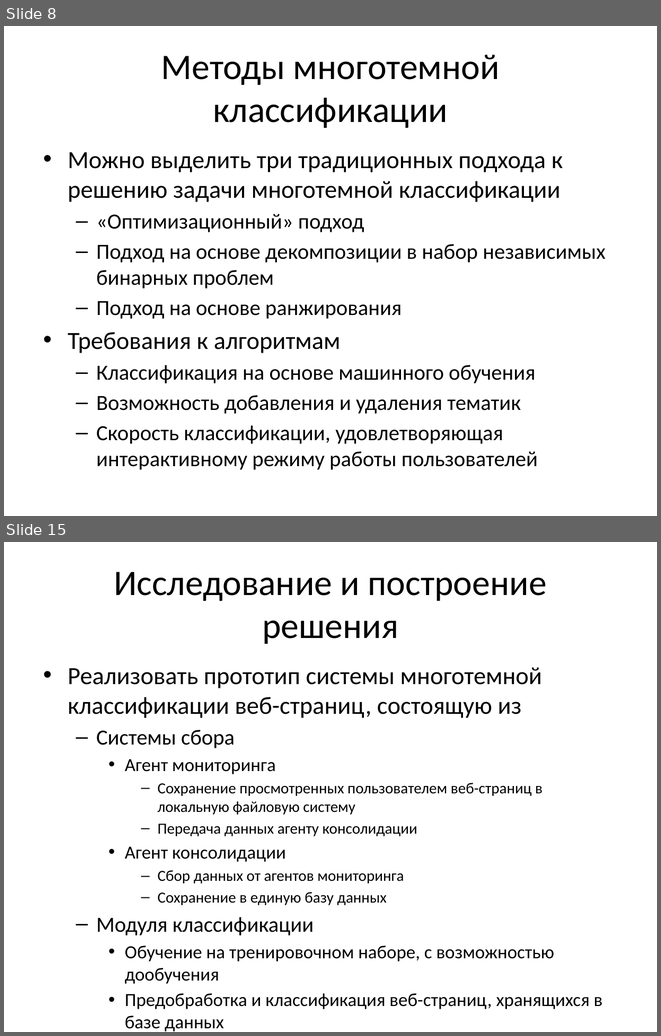
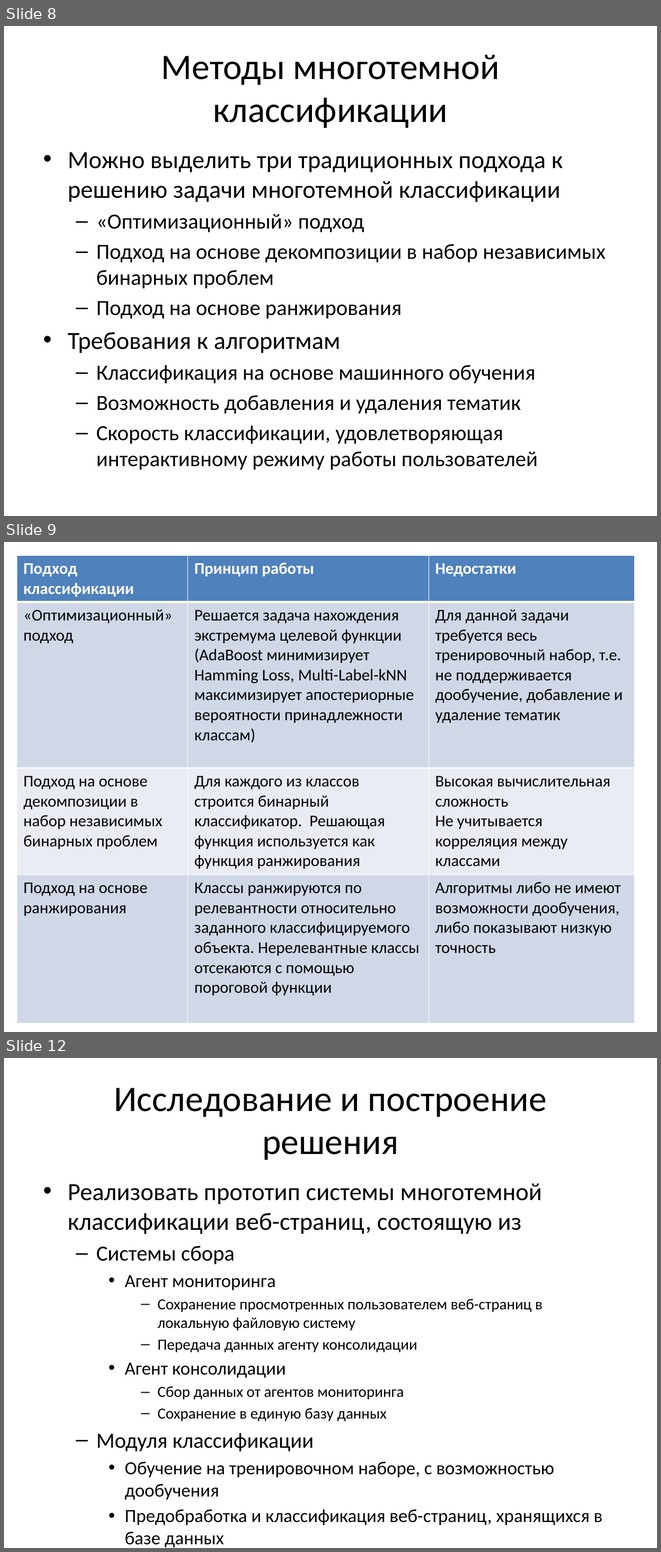
Before and after one commit to Oksert/Diplom_text, a slide deck: Треско_презентация.pptx. Shown one above the other, each under a label of ours: slides 8 and 15 before the commit, slides 8, 9 and 12 after it; the slides between them are not shown. The pictures are 661x1036 and 661x1552 pixels, drawn with LibreOffice and Linux fonts; fonts in the diff are those of the drawing. Boxes give left, top, right and bottom in pixels: in the first picture for what was removed or moved away, otherwise in the second. Text is boxed around its words. In the diff, an @@ line names an element or a change of style, - is before the commit and + after.

```diff
--- a/Треско_презентация.pptx
+++ b/Треско_презентация.pptx
@@ slide 9 added at [4,542,657,1032], background #FFFFFF @@
@@ table added at [17,556,635,1020], 4 rows, 3 columns @@
+Подход классификации | Принцип работы | Недостатки
+«Оптимизационный» подход | Решается задача нахождения экстремума целевой функции (AdaBoost минимизирует Hamming Loss, Multi-Label-kNN максимизирует апостериорные вероятности принадлежности классам) | Для данной задачи требуется весь тренировочный набор, т.е. не поддерживается дообучение, добавление и удаление тематик
+Подход на основе декомпозиции в набор независимых бинарных проблем | Для каждого из классов строится бинарный классификатор. Решающая функция используется как функция ранжирования | Высокая вычислительная сложность / Не учитывается корреляция между классами
+Подход на основе ранжирования | Классы ранжируются по релевантности относительно заданного классифицируемого объекта. Нерелевантные классы отсекаются с помощью пороговой функции | Алгоритмы либо не имеют возможности дообучения, либо показывают низкую точность
@@ what was slide 15 is now slide 12 @@
```
Also in this commit, not shown: 7 slides changed, 1 slide removed, 3 other files.
